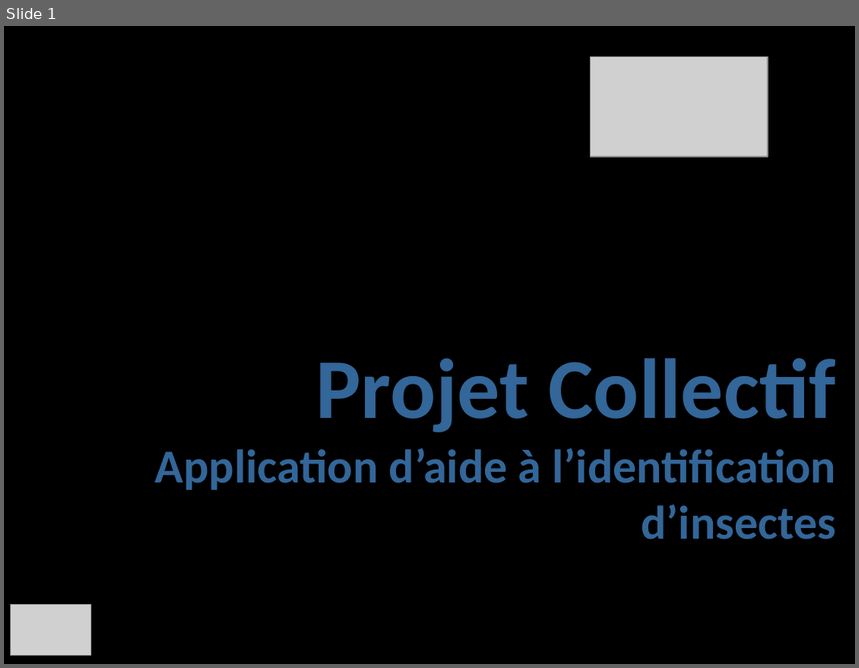
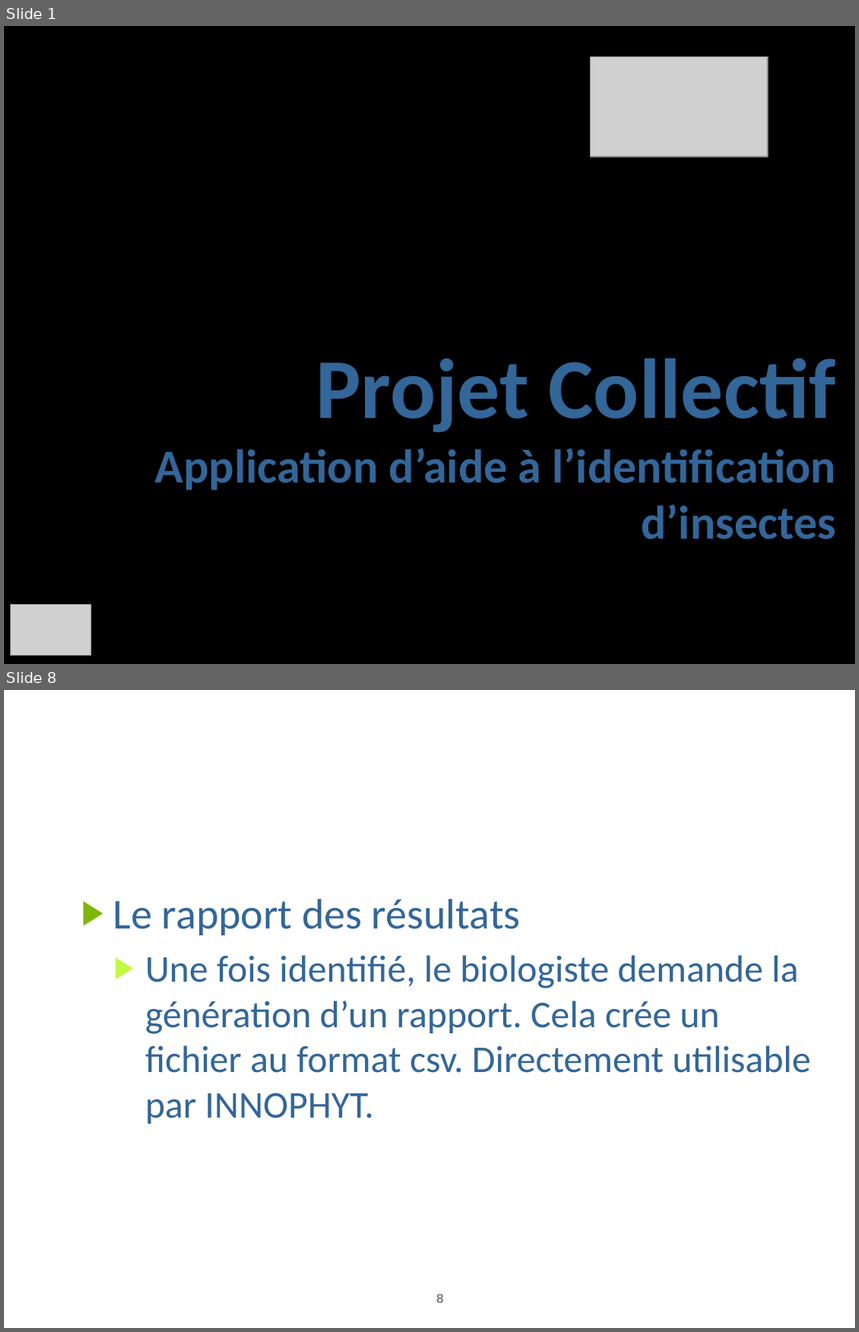
Before and after one commit to AnceretMatthieu/bebete, a slide deck: Soutenance/soutenance-projet-co.pptx. Shown one above the other, each under a label of ours: slide 1 before the commit, slides 1 and 8 after it; the slides between them are not shown. The pictures are 859x668 and 859x1332 pixels, drawn with LibreOffice and Linux fonts; fonts in the diff are those of the drawing; grey boxes stand for pictures; background and template pictures are left out. Boxes give left, top, right and bottom in pixels: in the first picture for what was removed or moved away, otherwise in the second. Text is boxed around its words. In the diff, an @@ line names an element or a change of style, - is before the commit and + after.

```diff
--- a/Soutenance/soutenance-projet-co.pptx
+++ b/Soutenance/soutenance-projet-co.pptx
@@ slide 8 added at [4,690,855,1328], background picture (left out) @@
@@ title added at [61,704,820,763], 44 pt, text #FFFFFF @@
+II. Application mobile (5)
@@ text added at [113,899,811,1124], 32 pt, text #336699 @@
+▶ Le rapport des résultats
+  ▶ Une fois identifié, le biologiste demande la génération d’un rapport. Cela crée un fichier au format csv. Directement utilisable par INNOPHYT.
@@ page number added at [436,1294,444,1303], 11 pt, text #808080, bold @@
+8
```
Also in this commit, not shown: 5 slides changed, 10 other slides added, 2 slides removed.
